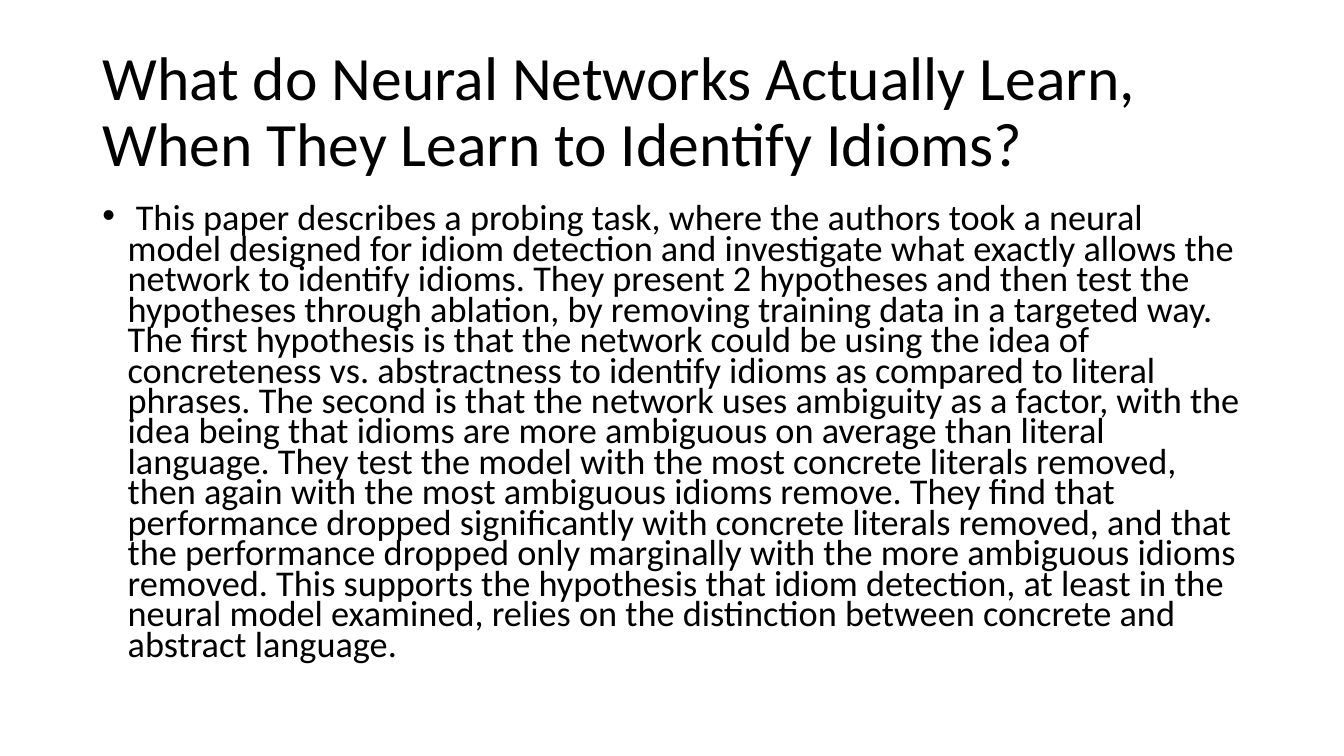
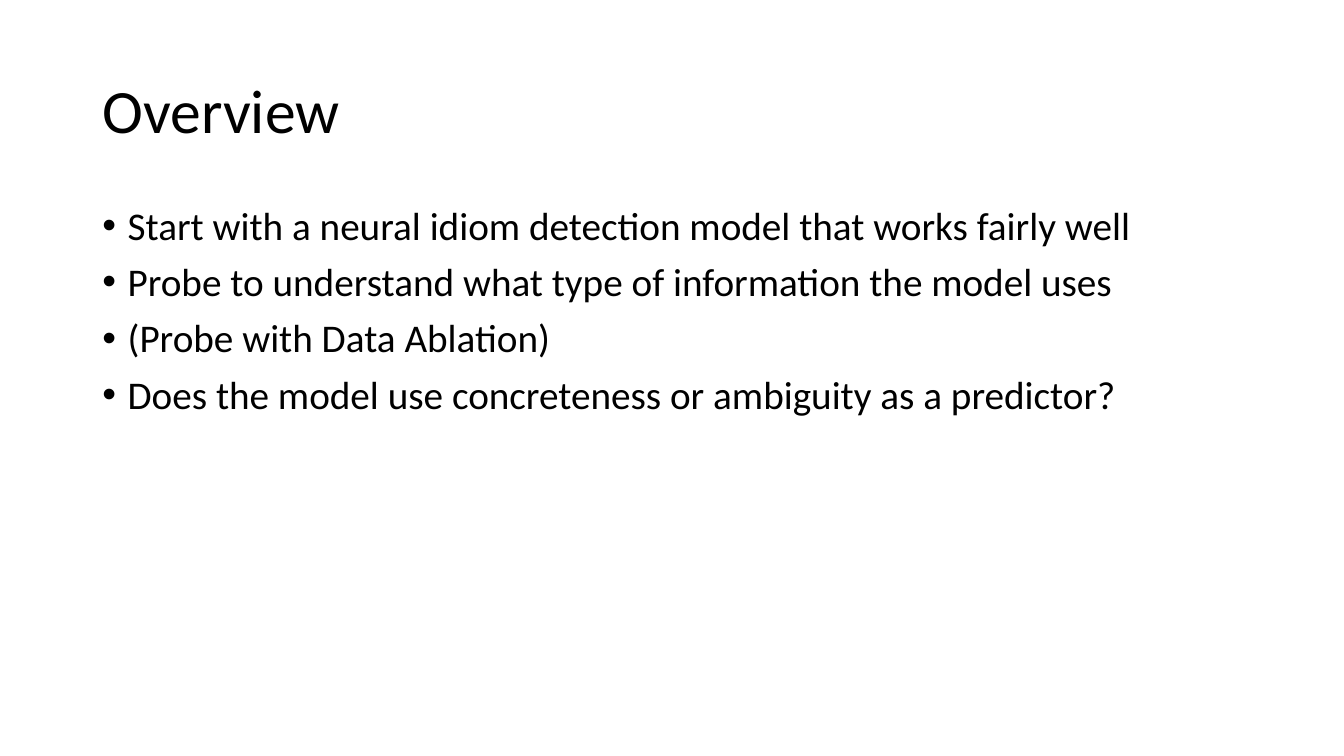
Before and after one commit to spacemanidol/AnalyzingNeuralLanguageModelsGroup1, a slide deck: slide 64 of PaperPresentation02202020.pptx (slide 5 before the commit). Drawn at 1344x756 pixels with LibreOffice and Linux fonts; fonts in the diff are those of the drawing. Boxes give left, top, right and bottom in pixels: in the first picture for what was removed or moved away, otherwise in the second. Text is boxed around its words. In the diff, an @@ line names an element or a change of style, - is before the commit and + after.

Commit message:
Update PaperPresentation02202020.pptx
Polished the slides for the Pain in the Neck paper. Added some placeholder slides for Idiom paper. Added some slides for our experiment.

```diff
--- a/PaperPresentation02202020.pptx
+++ b/PaperPresentation02202020.pptx
@@ title at box(102, 90, 339, 134): text changed @@
-What do Neural Networks Actually Learn, When They Learn to Identify Idioms?
+Overview
@@ text at box(128, 212, 1130, 416): text changed; size 25.9 to 28 pt @@
-• This paper describes a probing task, where the authors took a neural model designed for idiom detection and investigate what exactly allows the network to identify idioms. They present 2 hypotheses and then test the hypotheses through ablation, by removing training data in a targeted way. The first hypothesis is that the network could be using the idea of concreteness vs. abstractness to identify idioms as compared to literal phrases. The second is that the network uses ambiguity as a factor, with the idea being that idioms are more ambiguous on average than literal language. They test the model with the most concrete literals removed, then again with the most ambiguous idioms remove. They find that performance dropped significantly with concrete literals removed, and that the performance dropped only marginally with the more ambiguous idioms removed. This supports the hypothesis that idiom detection, at least in the neural model examined, relies on the distinction between concrete and abstract language.
+• Start with a neural idiom detection model that works fairly well
+• Probe to understand what type of information the model uses
+• (Probe with Data Ablation)
+• Does the model use concreteness or ambiguity as a predictor?
```
Also in this commit, not shown: 18 other slides changed, 22 slides added, 11 slides removed.
